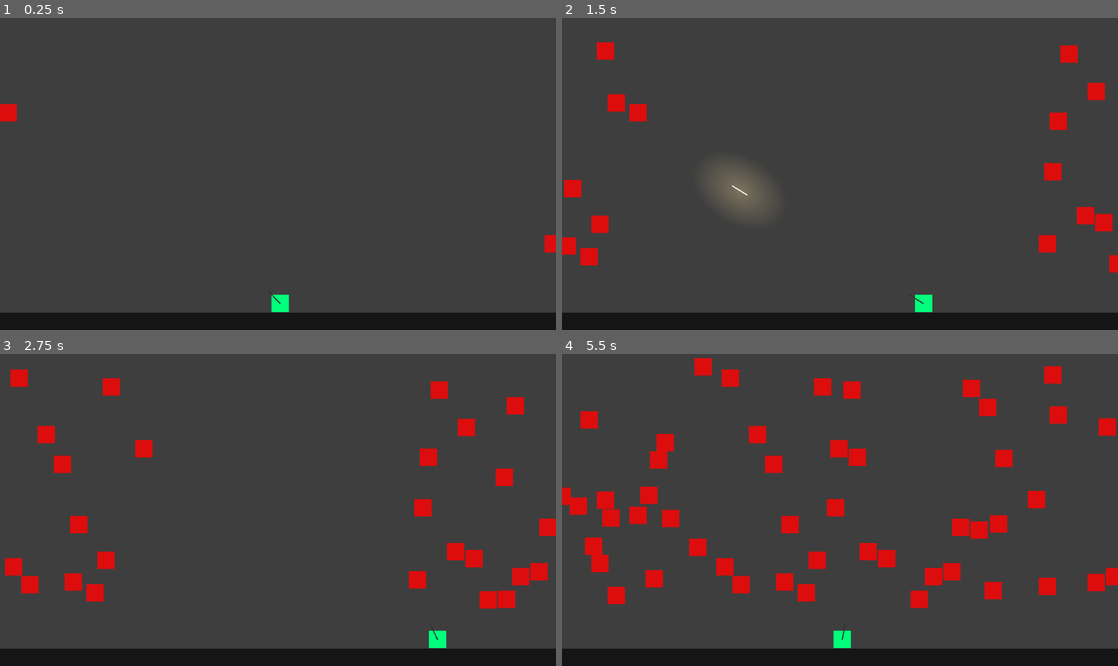
Above: before the commit, frames 1-4 (two rows, left to right).
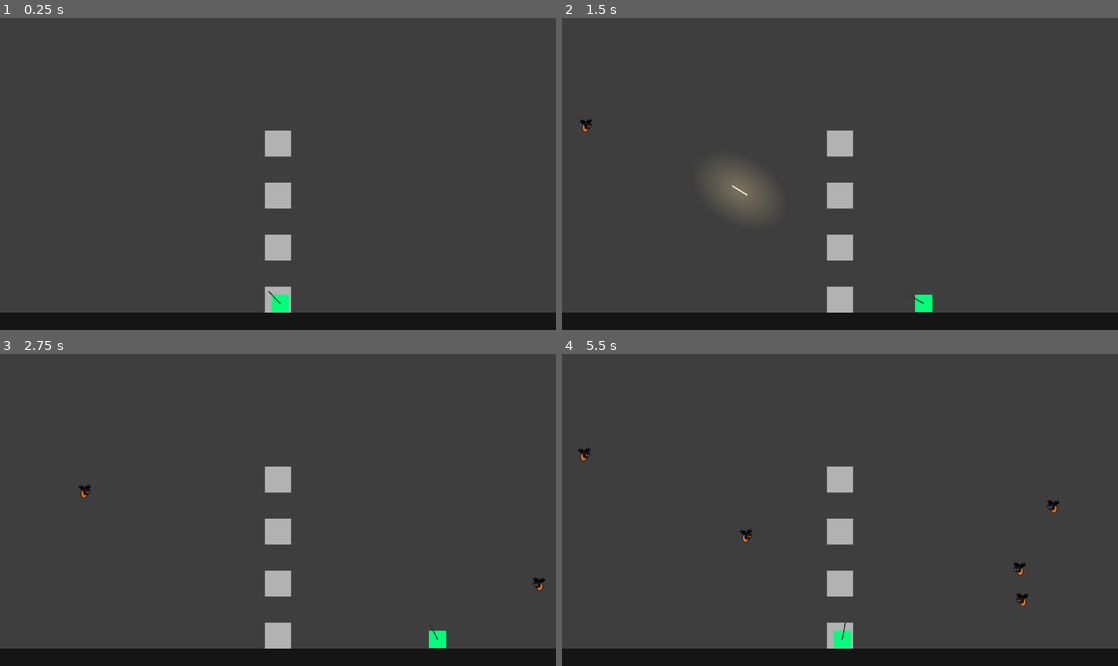
Above: after the commit, the same moments.

Repository: ZeeHatcher/Lighthouse
Game: Godot game, scene res://levels/TestLab.tscn
Two runs of this game, one before a commit and one after it. Both use one fixed random seed, a clock stepped at 60 frames per second and the inputs below.
Inputs (mouse positions are in pixels of both pictures, inside the frame that each line leads up to):
- Up to frame 1 (0.25 s): no input
- Up to frame 2 (1.5 s): move the mouse to (962, 152) at 0.52 s; hold D (move_right) 0.53-1.28 s; click (962, 152) at 0.6 s; move the mouse to (728, 183) at 1.27 s; hold S (move_down, bound only after the commit) from 1.28 s (still down); click (728, 183) at 1.35 s
- Up to frame 3 (2.75 s): move the mouse to (333, 432) at 2.02 s; release S (move_down, bound only after the commit) at 2.03 s; hold D (move_right) from 2.03 s (still down); click (333, 432) at 2.1 s
- Up to frame 4 (5.5 s): move the mouse to (812, 569) at 2.77 s; release D (move_right) at 2.78 s; hold W (move_up, bound only after the commit) 2.78-3.53 s; click (812, 569) at 2.85 s; move the mouse to (1006, 553) at 3.52 s; hold A (move_left) 3.53-5.03 s; click (1006, 553) at 3.6 s; move the mouse to (673, 453) at 4.27 s; click (673, 453) at 4.35 s; move the mouse to (867, 503) at 5.02 s; hold S (move_down, bound only after the commit) from 5.03 s (still down); click (867, 503) at 5.1 s

The runs differ from the first frame. In frame 1, 1.7% of the frame differs, in the area x 0-100%, y 27-95%; in frame 2, 4.3%; in frame 3, 6.2%; in frame 4, 10%, in the area x 0-100%, y 1-95%.

Commit message:
add Stairs

Diff:
--- a/entities/Enemy/Fly/Fly.gd
+++ b/entities/Enemy/Fly/Fly.gd
@@ -6,7 +6,7 @@
 onready var move_timer := $RandomMoveTimer
 onready var light := $Light2D
 onready var player := get_tree().get_root().get_node("TestLab/Player")
-onready var fly_projectile := load("res://fly_projectile.tscn")
+onready var fly_projectile := load("res://entities/Enemy/Fly/Fly_projectile.tscn")
 
 # Initiating values
 var velocity := Vector2()
@@ -56,7 +56,7 @@
 func random_move() -> void:
 	if will_move:
 		will_move = false                    	# can move again only  #
-		move_timer.wait_time = randi() % 2   	# after timer runs out #
+		move_timer.wait_time = randi() % 2 + 0.1  	# after timer runs out #
 		move_timer.start()                   	#  (rand time 0..2 )   #
 
 		var rand_x = randi() % 20 - 10       	# generate random int #
--- a/entities/Enemy/Fly/Fly_projectile.gd
+++ b/entities/Enemy/Fly/Fly_projectile.gd
@@ -1,10 +1,10 @@
 extends KinematicBody2D
 
-onready var player = get_tree().get_root().get_node("TestLab/Player")
+export var speed = 500
 
 var velocity = Vector2(speed, 0)
 
-export var speed = 500
+onready var player = get_tree().get_root().get_node("TestLab/Player")
 
 func _physics_process(delta):
 	var collision =  move_and_collide(velocity * delta)    	 # move
--- a/entities/MobSpawn/MobSpawn.gd
+++ b/entities/MobSpawn/MobSpawn.gd
@@ -4,7 +4,7 @@
 onready var viewport := level.get_viewport()
 onready var paths := [$LeftPath, $RightPath]
 onready var timer := $Timer
-onready var scene_enemy := preload("res://entities/Enemy/Enemy.tscn")
+onready var scene_enemy := preload("res://entities/Enemy/Fly/Fly.tscn")
 
 func _on_Timer_timeout():
 	var side := randi() % 2
@@ -15,4 +15,3 @@
 	var enemy = scene_enemy.instance()
 	level.add_child(enemy)
 	enemy.global_position = spawn_point.global_position
-	enemy.face(side)
--- a/entities/MobSpawn/MobSpawn.tscn
+++ b/entities/MobSpawn/MobSpawn.tscn
@@ -28,6 +28,5 @@
 rotation = -1.5708
 
 [node name="Timer" type="Timer" parent="."]
-wait_time = 0.1
 autostart = true
 [connection signal="timeout" from="Timer" to="." method="_on_Timer_timeout"]
--- a/entities/Player/Player.gd
+++ b/entities/Player/Player.gd
@@ -1,10 +1,18 @@
 extends KinematicBody2D
+
+signal stair_entered(player, direction)
 
 export (int) var speed_move := 200
 
 var velocity := Vector2()
 
 onready var gun := $Gun
+
+func _ready() -> void:
+	var stairs := get_tree().get_nodes_in_group("stairs")
+
+	for stair in stairs:
+		connect("stair_entered", stair, "_on_Player_stair_entered")
 
 func _physics_process(_delta: float) -> void:
 	handle_move_input()
@@ -21,6 +29,12 @@
 	if (Input.is_action_pressed("move_left")):
 		velocity.x -= 1
 
+	if (Input.is_action_just_pressed("move_down")):
+		emit_signal("stair_entered", self, -1)
+
+	if (Input.is_action_just_pressed("move_up")):
+		emit_signal("stair_entered", self, 1)
+
 	velocity = velocity.normalized() * speed_move
 
 func handle_shoot() -> void:
--- /dev/null
+++ b/entities/Stair/Stair.gd
@@ -0,0 +1,24 @@
+extends Area2D
+
+export (int) var level := 0
+
+onready var scene_tree := get_tree()
+
+func _ready() -> void:
+	add_to_group("stairs")
+
+func warp(entity: KinematicBody2D, direction: int) -> void:
+	var stairs := get_tree().get_nodes_in_group("stairs")
+	var level_next := level + direction
+
+	if (level_next < 0 || level_next >= stairs.size()):
+		return
+
+	for stair in stairs:
+		if (stair.level == level_next):
+			entity.global_position = stair.global_position
+			break
+
+func _on_Player_stair_entered(player: KinematicBody2D, direction: int) -> void:
+	if (overlaps_body(player)):
+		warp(player, direction)
--- /dev/null
+++ b/entities/Stair/Stair.tscn
@@ -0,0 +1,18 @@
+[gd_scene load_steps=4 format=2]
+
+[ext_resource path="res://assets/placeholder.png" type="Texture" id=1]
+[ext_resource path="res://entities/Stair/Stair.gd" type="Script" id=2]
+
+[sub_resource type="RectangleShape2D" id=1]
+extents = Vector2( 24, 24 )
+
+[node name="Stair" type="Area2D"]
+script = ExtResource( 2 )
+
+[node name="CollisionShape2D" type="CollisionShape2D" parent="."]
+shape = SubResource( 1 )
+
+[node name="Sprite" type="Sprite" parent="."]
+modulate = Color( 0.701961, 0.701961, 0.701961, 1 )
+scale = Vector2( 1.5, 1.5 )
+texture = ExtResource( 1 )
--- a/levels/TestLab.tscn
+++ b/levels/TestLab.tscn
@@ -1,7 +1,8 @@
-[gd_scene load_steps=4 format=2]
+[gd_scene load_steps=5 format=2]
 
 [ext_resource path="res://entities/Player/Player.tscn" type="PackedScene" id=1]
 [ext_resource path="res://entities/MobSpawn/MobSpawn.tscn" type="PackedScene" id=2]
+[ext_resource path="res://entities/Stair/Stair.tscn" type="PackedScene" id=3]
 
 [sub_resource type="RectangleShape2D" id=1]
 extents = Vector2( 512, 16 )
@@ -28,6 +29,8 @@
 shape = SubResource( 1 )
 
 [node name="ColorRect" type="ColorRect" parent="Platform"]
+anchor_left = 0.5
+anchor_top = 0.5
 anchor_right = 0.5
 anchor_bottom = 0.5
 margin_left = -512.0
@@ -39,8 +42,23 @@
 "_edit_use_anchors_": false
 }
 
+[node name="MobSpawn" parent="." instance=ExtResource( 2 )]
+position = Vector2( 0, 40 )
+
+[node name="Stair0" parent="." instance=ExtResource( 3 )]
+position = Vector2( 512, 544 )
+
+[node name="Stair1" parent="." instance=ExtResource( 3 )]
+position = Vector2( 512, 448 )
+level = 1
+
+[node name="Stair2" parent="." instance=ExtResource( 3 )]
+position = Vector2( 512, 352 )
+level = 2
+
+[node name="Stair3" parent="." instance=ExtResource( 3 )]
+position = Vector2( 512, 256 )
+level = 3
+
 [node name="Player" parent="." instance=ExtResource( 1 )]
 position = Vector2( 516.065, 551.486 )
-
-[node name="MobSpawn" parent="." instance=ExtResource( 2 )]
-position = Vector2( 0, 40 )
--- a/project.godot
+++ b/project.godot
@@ -39,6 +39,16 @@
 "events": [ Object(InputEventKey,"resource_local_to_scene":false,"resource_name":"","device":0,"alt":false,"shift":false,"control":false,"meta":false,"command":false,"pressed":false,"scancode":68,"unicode":0,"echo":false,"script":null)
  ]
 }
+move_up={
+"deadzone": 0.5,
+"events": [ Object(InputEventKey,"resource_local_to_scene":false,"resource_name":"","device":0,"alt":false,"shift":false,"control":false,"meta":false,"command":false,"pressed":false,"scancode":87,"unicode":0,"echo":false,"script":null)
+ ]
+}
+move_down={
+"deadzone": 0.5,
+"events": [ Object(InputEventKey,"resource_local_to_scene":false,"resource_name":"","device":0,"alt":false,"shift":false,"control":false,"meta":false,"command":false,"pressed":false,"scancode":83,"unicode":0,"echo":false,"script":null)
+ ]
+}
 
 [rendering]
 
